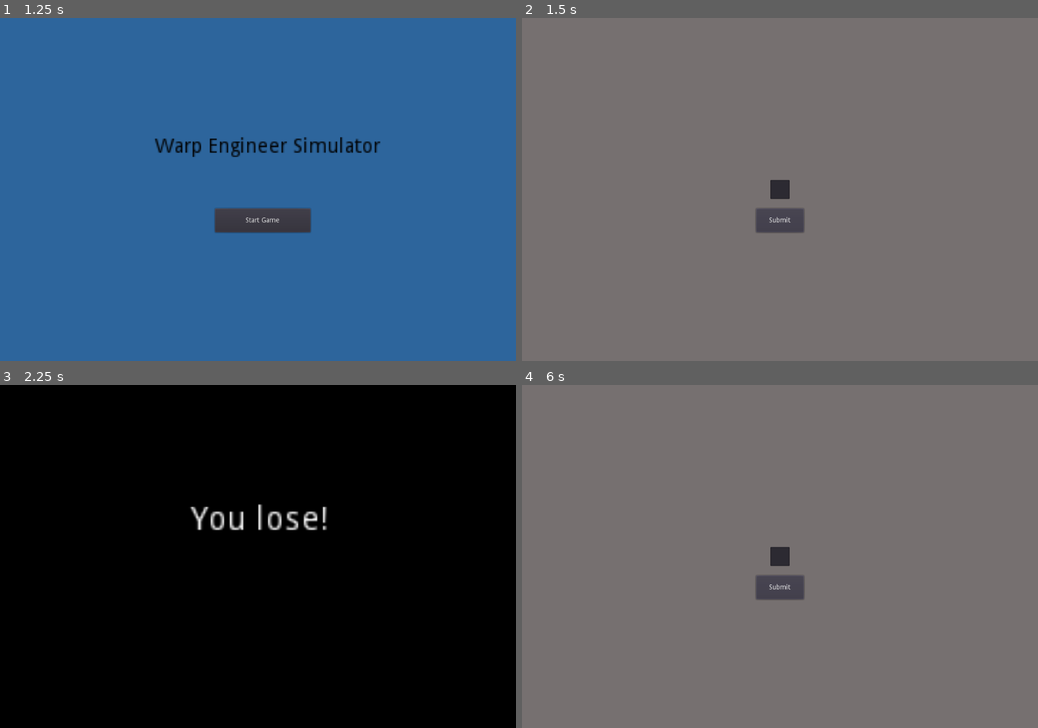
Above: before the commit, frames 1-4 (two rows, left to right).
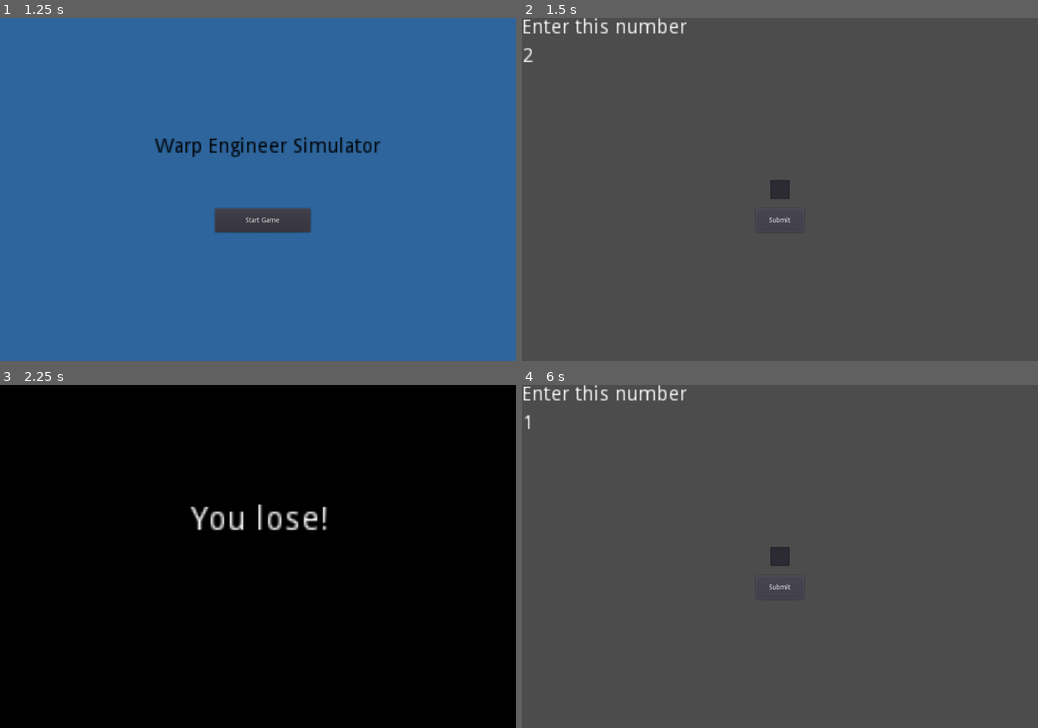
Above: after the commit, the same moments.

Repository: squiggle-at-squiggle/LDJam49
Game: Godot game, scene res://Scenes/Main.tscn
Same seed, same stepped clock (60 frames per second), same inputs: the game is played once before the commit and once after it.
Inputs (mouse positions are in pixels of both pictures, inside the frame that each line leads up to):
- Up to frame 1 (1.25 s): click (258, 189) at 0.52 s; type "Alex" at 0.6 s
- Up to frame 2 (1.5 s): click "Start Game" at 1.25 s
- Up to frame 3 (2.25 s): click "Submit" at 2 s
- Up to frame 4 (6 s): click "Submit" at 2.75 s; click "Submit" at 3.5 s; tap Enter at 4.25 s; tap Space at 5 s; click "Start Game" at 5.75 s

Frame 1 is identical in both runs. In frame 2, 99% of the frame differs, in the area x 0-100%, y 0-100%; in frame 3, nothing differs; in frame 4, 99%.

Commit message:
Bobby branch (#7)
* Added display of win number

* Added puzzle destruction after game ends

Diff:
--- a/Code/Main.gd
+++ b/Code/Main.gd
@@ -27,6 +27,7 @@
 
 
 func LoseGame():
+	get_tree().call_group("puzzle", "queue_free")
 	$EndScreen.SetText("You lose!")
 	$EndScreen/Control.show()
 	yield(get_tree().create_timer(3), "timeout")
@@ -34,6 +35,7 @@
 
 
 func WinGame():
+	get_tree().call_group("puzzle", "queue_free")
 	$EndScreen.SetText("You win!")
 	$EndScreen/Control.show()
 	yield(get_tree().create_timer(3), "timeout")
--- a/Scenes/ControlPanel.tscn
+++ b/Scenes/ControlPanel.tscn
@@ -13,6 +13,7 @@
 }
 
 [node name="ColorRect" type="ColorRect" parent="Control"]
+visible = false
 anchor_right = 1.0
 anchor_bottom = 1.0
 color = Color( 0.462745, 0.439216, 0.439216, 1 )
--- a/Scenes/Puzzle.gd
+++ b/Scenes/Puzzle.gd
@@ -6,7 +6,7 @@
 func _ready():
 	randomize()
 	solution = randi() % 4 # random int between 0 and 3
-	print(solution)
+	$Solution.text = str(solution)
 
 # Called every frame. 'delta' is the elapsed time since the previous frame.
 #func _process(delta):
--- a/Scenes/Puzzle.tscn
+++ b/Scenes/Puzzle.tscn
@@ -2,5 +2,25 @@
 
 [ext_resource path="res://Scenes/Puzzle.gd" type="Script" id=1]
 
-[node name="Puzzle" type="Node"]
+[node name="Puzzle" type="Node" groups=[
+"puzzle",
+]]
 script = ExtResource( 1 )
+
+[node name="Instruction" type="Label" parent="."]
+margin_right = 40.0
+margin_bottom = 14.0
+rect_scale = Vector2( 3, 3 )
+text = "Enter this number"
+__meta__ = {
+"_edit_use_anchors_": false
+}
+
+[node name="Solution" type="Label" parent="."]
+margin_top = 60.0
+margin_right = 40.0
+margin_bottom = 74.0
+rect_scale = Vector2( 3, 3 )
+__meta__ = {
+"_edit_use_anchors_": false
+}
